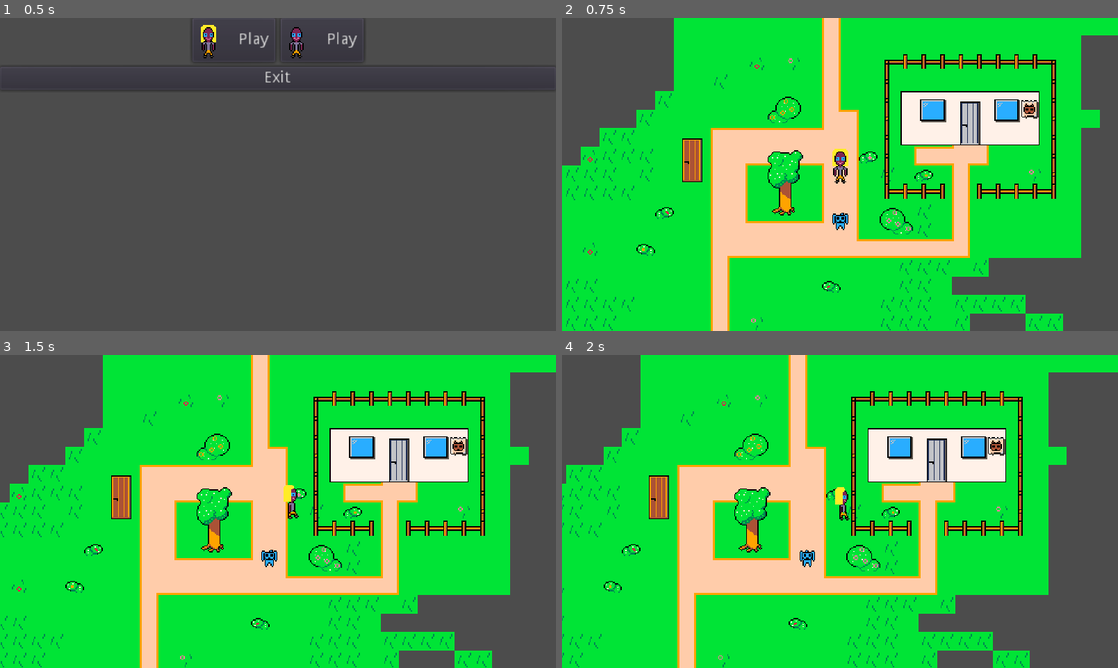
Above: before the commit, frames 1-4 (two rows, left to right).
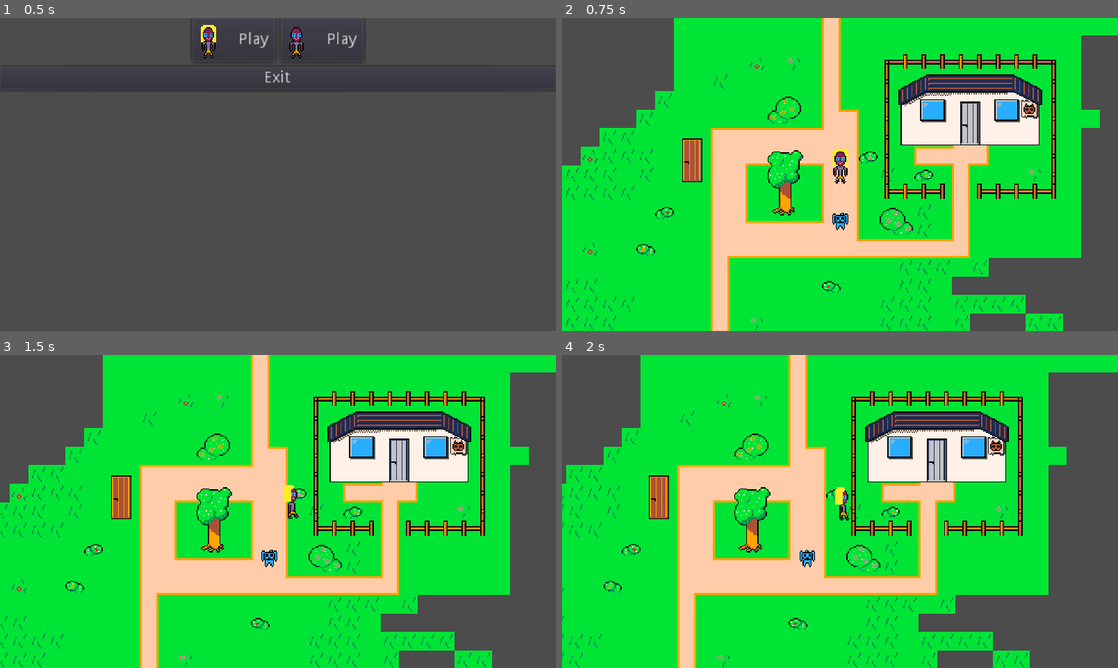
Above: after the commit, the same moments.

Repository: progsource/ggj2021
Game: Godot game, scene res://scenes/Title.tscn
The game is run twice, just before and just after one commit, with the same random seed, the same clock (stepped at 60 frames per second) and the same inputs.
Inputs:
- Up to frame 1 (0.5 s): no input
- Up to frame 2 (0.75 s): click "Play" at 0.5 s
- Up to frame 3 (1.5 s): hold Right (ui_right) from 1.28 s (still down)
- Up to frame 4 (2 s): keep holding Right (ui_right)

Frame 1 is identical in both runs. In frame 2, 1.5% of the frame differs, in the area x 60-87%, y 18-29%; in frame 3, 1.5%; in frame 4, 1.5%, in the area x 54-81%, y 18-29%.

Commit message:
Added blue roof to tile config

Diff:
--- a/code/assets/gfx/spritesheet.tres
+++ b/code/assets/gfx/spritesheet.tres
@@ -897,3 +897,73 @@
 "shape_transform": Transform2D( 1, 0, 0, 1, 0, 0 )
 } ]
 27/z_index = 0
+28/name = "roof_blue_left"
+28/texture = ExtResource( 1 )
+28/tex_offset = Vector2( 0, 0 )
+28/modulate = Color( 1, 1, 1, 1 )
+28/region = Rect2( 0, 48, 32, 32 )
+28/tile_mode = 0
+28/occluder_offset = Vector2( 0, 0 )
+28/navigation_offset = Vector2( 0, 0 )
+28/shape_offset = Vector2( 0, 0 )
+28/shape_transform = Transform2D( 1, 0, 0, 1, 0, 0 )
+28/shape_one_way = false
+28/shape_one_way_margin = 0.0
+28/shapes = [  ]
+28/z_index = 0
+29/name = "roof_blue0"
+29/texture = ExtResource( 1 )
+29/tex_offset = Vector2( 0, 0 )
+29/modulate = Color( 1, 1, 1, 1 )
+29/region = Rect2( 32, 48, 16, 32 )
+29/tile_mode = 0
+29/occluder_offset = Vector2( 0, 0 )
+29/navigation_offset = Vector2( 0, 0 )
+29/shape_offset = Vector2( 0, 0 )
+29/shape_transform = Transform2D( 1, 0, 0, 1, 0, 0 )
+29/shape_one_way = false
+29/shape_one_way_margin = 0.0
+29/shapes = [  ]
+29/z_index = 0
+30/name = "roof_blue1"
+30/texture = ExtResource( 1 )
+30/tex_offset = Vector2( 0, 0 )
+30/modulate = Color( 1, 1, 1, 1 )
+30/region = Rect2( 48, 48, 16, 32 )
+30/tile_mode = 0
+30/occluder_offset = Vector2( 0, 0 )
+30/navigation_offset = Vector2( 0, 0 )
+30/shape_offset = Vector2( 0, 0 )
+30/shape_transform = Transform2D( 1, 0, 0, 1, 0, 0 )
+30/shape_one_way = false
+30/shape_one_way_margin = 0.0
+30/shapes = [  ]
+30/z_index = 0
+31/name = "roof_blue2"
+31/texture = ExtResource( 1 )
+31/tex_offset = Vector2( 0, 0 )
+31/modulate = Color( 1, 1, 1, 1 )
+31/region = Rect2( 64, 48, 16, 32 )
+31/tile_mode = 0
+31/occluder_offset = Vector2( 0, 0 )
+31/navigation_offset = Vector2( 0, 0 )
+31/shape_offset = Vector2( 0, 0 )
+31/shape_transform = Transform2D( 1, 0, 0, 1, 0, 0 )
+31/shape_one_way = false
+31/shape_one_way_margin = 0.0
+31/shapes = [  ]
+31/z_index = 0
+32/name = "roof_blue_right"
+32/texture = ExtResource( 1 )
+32/tex_offset = Vector2( 0, 0 )
+32/modulate = Color( 1, 1, 1, 1 )
+32/region = Rect2( 80, 48, 32, 32 )
+32/tile_mode = 0
+32/occluder_offset = Vector2( 0, 0 )
+32/navigation_offset = Vector2( 0, 0 )
+32/shape_offset = Vector2( 0, 0 )
+32/shape_transform = Transform2D( 1, 0, 0, 1, 0, 0 )
+32/shape_one_way = false
+32/shape_one_way_margin = 0.0
+32/shapes = [  ]
+32/z_index = 0
--- a/code/scenes/TreeVillageTile.tscn
+++ b/code/scenes/TreeVillageTile.tscn
@@ -32,3 +32,10 @@
 
 [node name="Wanted" parent="." instance=ExtResource( 2 )]
 position = Vector2( 163, -48 )
+
+[node name="hover" type="TileMap" parent="."]
+tile_set = ExtResource( 1 )
+cell_size = Vector2( 16, 16 )
+cell_custom_transform = Transform2D( 16, 0, 0, 16, 0, 0 )
+format = 1
+tile_data = PoolIntArray( -983037, 28, 0, -983035, 32, 0, -983033, 28, 0, -983031, 29, 0, -983030, 31, 0, -983029, 32, 0, -983028, 28, 0, -983026, 32, 0, -327677, 28, 0, -327675, 29, 0, -327674, 30, 0, -327673, 30, 0, -327672, 30, 0, -327671, 32, 0 )
